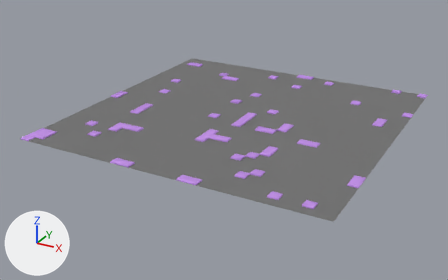
One commit to the Blender file asset/model/env/gnd.blend: the scene before it, then after it.
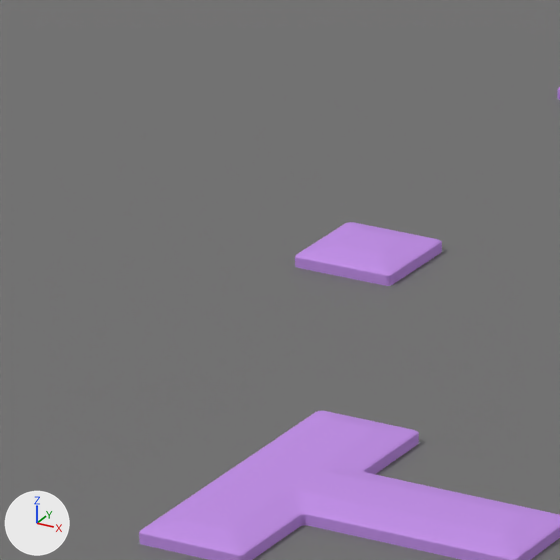
There are two pictures of each version: one whole from a 50 mm camera at (1319.0, -2582.0, 1137.0) aimed at (-52.0, -89.0, -110.0), one close up on the part from 41% to 51% of the width and 34% to 51% of the height. Every picture has the same lights, and +X, +Y and +Z are marked at lower left.

In view in the first close-up: 'buildings', 'gnd.001'.
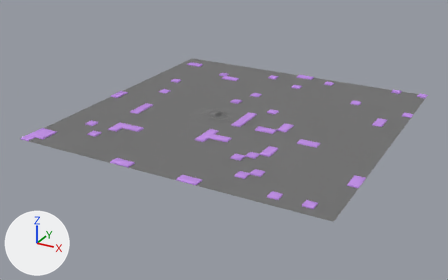
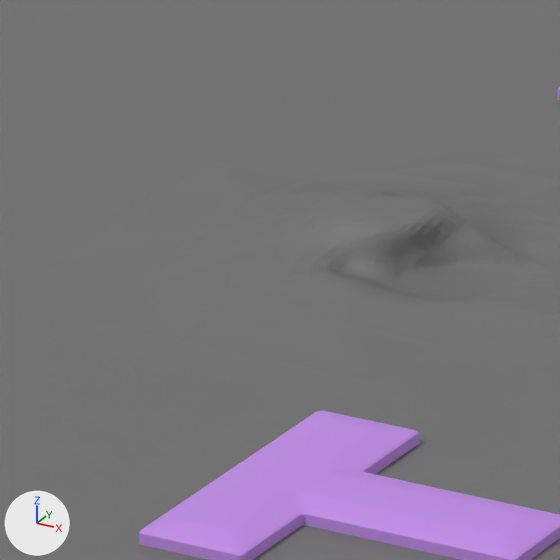
The change, as a diff of the scene's bpy script:
```diff
--- a/asset/model/env/gnd.blend.py
+++ b/asset/model/env/gnd.blend.py
@@ me_plane_001 @@
 me_plane_001.from_pydata(...)  # 10529 vertices, 9995 faces; spans x -1.0..1.0, y -1.0..1.0, z 0.0..0.04
 # used by ob_buildings; location = (0.0, 0.0, 0.0); scale = (750.0, 750.0, 187.0)
+# me_plane_001 part 1: the loose piece of 196 vertices spanning x -0.19..-0.12, y -0.13..-0.06, z 0.0..0.04 is deleted
 me_plane_001.materials.append(mat_bldg)
@@ me_plane @@
 # used by ob_gnd_001; location = (0.0, 0.0, 0.0)
-me_plane.from_pydata(...)  # 1079 vertices, 957 faces; spans x -750.0..750.0, y -750.0..750.0, z 0.0
+me_plane.from_pydata(...)  # 4444 vertices, 8644 faces; spans x -750.0..750.0, y -750.0..750.0, z 0.0..23.0
+# me_plane part 2: 18 vertices removed from x -188.0..-47.0, y -141.0..47.0, z 0.0; 3383 vertices added at x -193.0..16.0, y -166.0..49.0, z 0.0..23.0
 me_plane.materials.append(mat_gnd)
```

Location of each change, [x1, y1, x2, y2] in pixels of the close-ups (560 x 560 px):
part 1 of me_plane_001, deleted (purple)
    before: [295, 222, 442, 286]
part 2 of me_plane, built on
    before: [0, 113, 560, 403]
    after: [46, 113, 560, 403]
